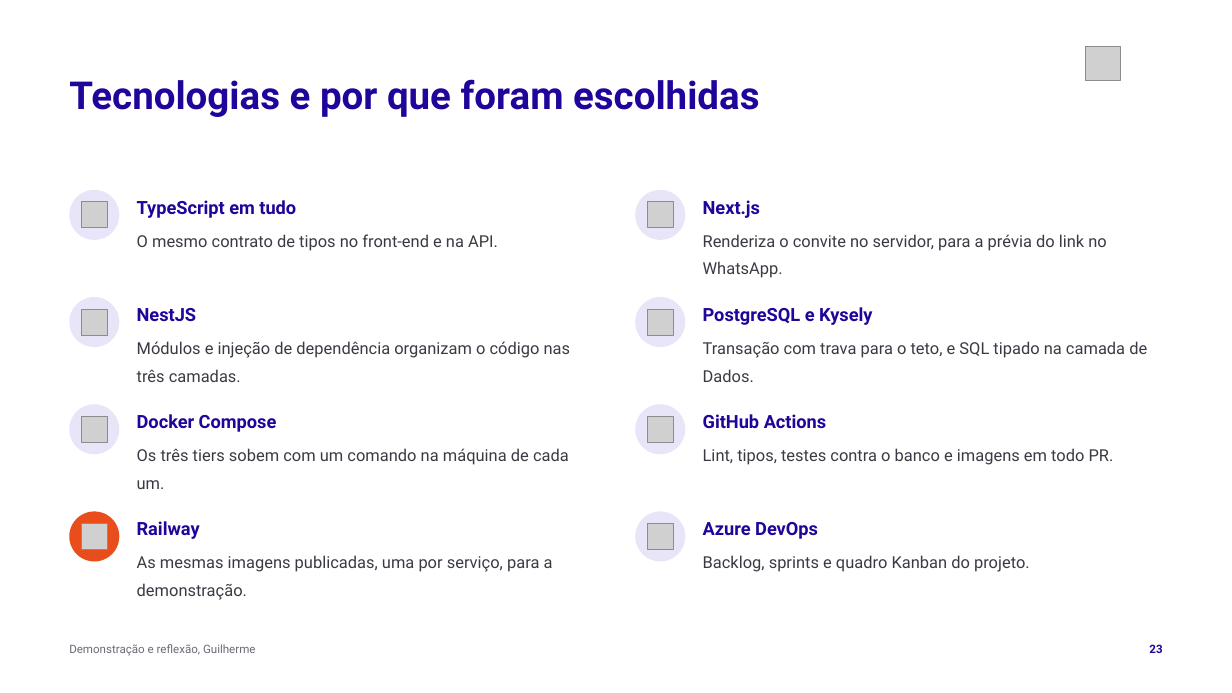
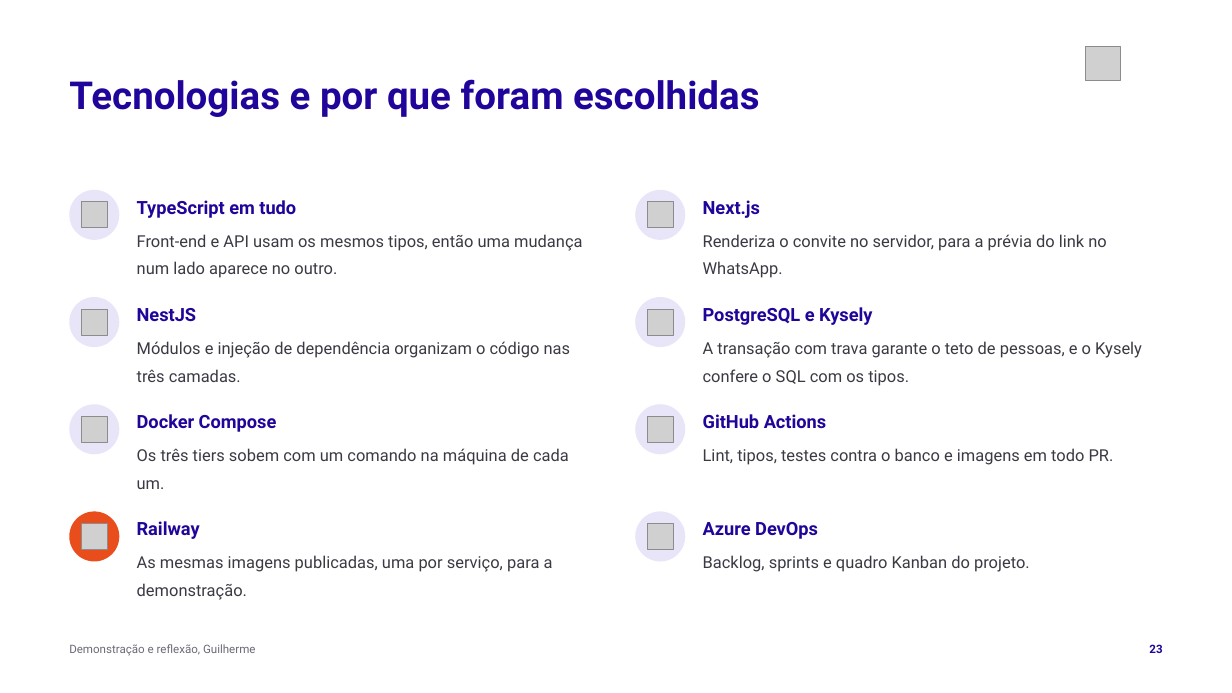
Before and after one commit to tcpassos/invite-app, a slide deck: slide 23 of trabalhos/T4-Pitch-Final.pptx. Drawn at 1232x693 pixels with LibreOffice and Linux fonts; fonts in the diff are those of the drawing; grey boxes stand for pictures. Boxes give left, top, right and bottom in pixels: in the first picture for what was removed or moved away, otherwise in the second. Text is boxed around its words. In the diff, an @@ line names an element or a change of style, - is before the commit and + after.

```diff
--- a/trabalhos/T4-Pitch-Final.pptx
+++ b/trabalhos/T4-Pitch-Final.pptx
@@ text at box(137, 234, 582, 278): text changed @@
-O mesmo contrato de tipos no front-end e na API.
+Front-end e API usam os mesmos tipos, então uma mudança num lado aparece no outro.
@@ text at box(703, 341, 1142, 386): text changed @@
-Transação com trava para o teto, e SQL tipado na camada de Dados.
+A transação com trava garante o teto de pessoas, e o Kysely confere o SQL com os tipos.
```
Also in this commit, not shown: 13 other slides changed, 3 other files.
